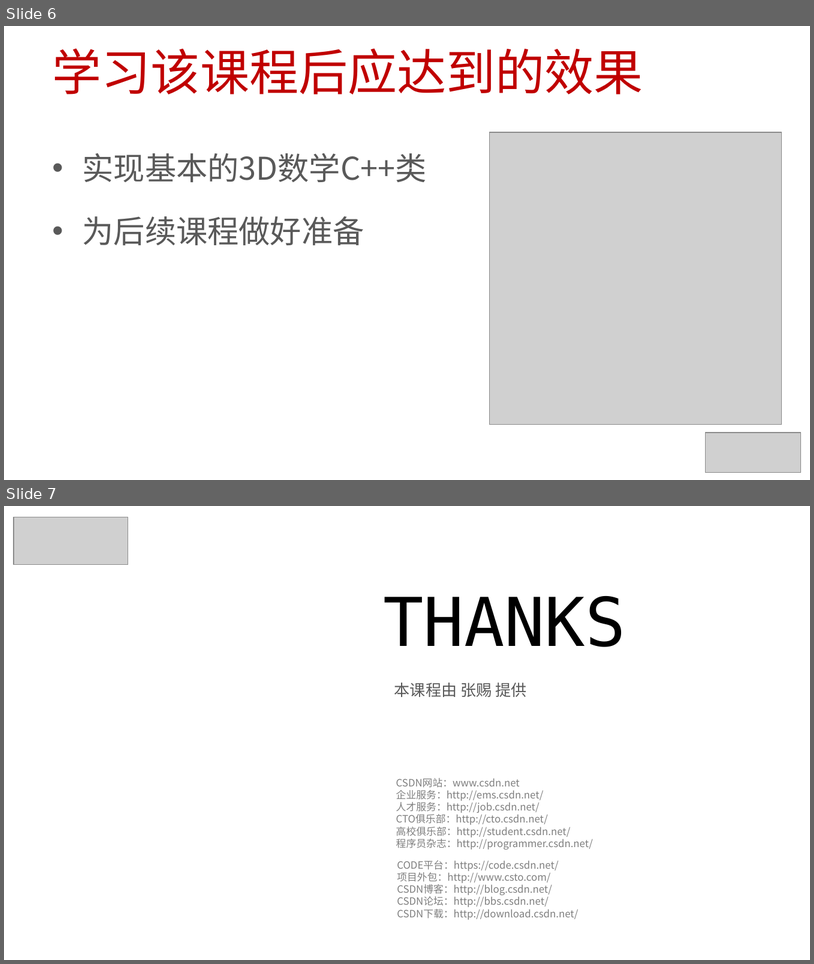
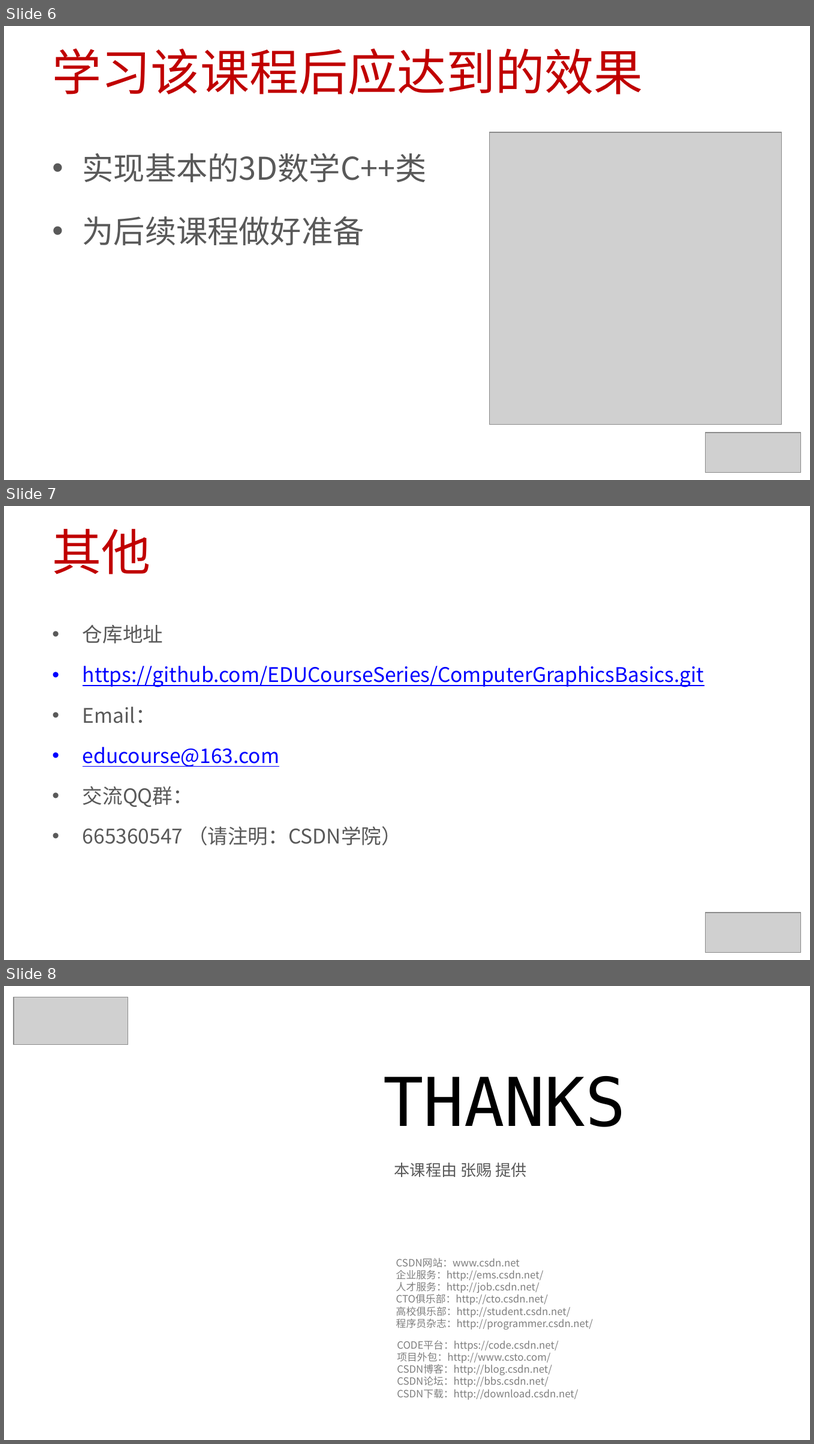
Before and after one commit to 0000duck/ComputerGraphicsBasics, a slide deck: PPT/01_课程介绍.pptx. Shown one above the other, each under a label of ours: slides 6 and 7 before the commit, slides 6, 7 and 8 after it. The pictures are 814x964 and 814x1444 pixels, drawn with LibreOffice and Linux fonts; fonts in the diff are those of the drawing; grey boxes stand for pictures; background and template pictures are left out. Boxes give left, top, right and bottom in pixels: in the first picture for what was removed or moved away, otherwise in the second. Text is boxed around its words. In the diff, an @@ line names an element or a change of style, - is before the commit and + after.

Commit message:
更新01内容

```diff
--- a/PPT/01_课程介绍.pptx
+++ b/PPT/01_课程介绍.pptx
@@ slide 7 added at [4,506,810,960], background #FFFFFF @@
@@ title added at [53,529,151,574], 44 pt, text #C00000 @@
+其他
@@ text added at [83,625,705,845], 18 pt, text #0000FF, underline @@
+• 仓库地址
+• https://github.com/EDUCourseSeries/ComputerGraphicsBasics.git
+• Email：
+• educourse@163.com
+• 交流QQ群：
+• 665360547 （请注明：CSDN学院）
@@ picture added at [705,912,801,952] @@
@@ what was slide 7 is now slide 8 @@
```
